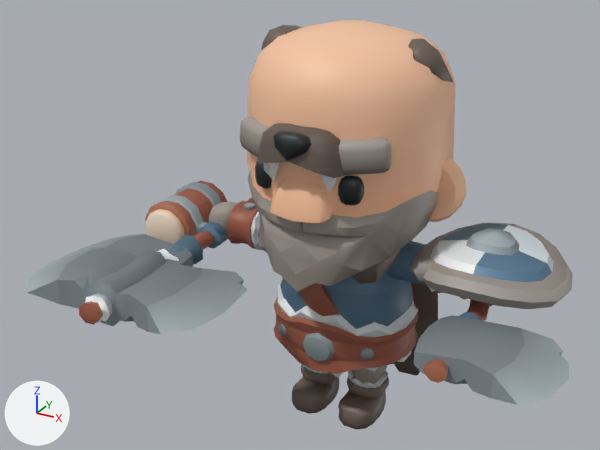
A saved change to the glTF model App/Arena3D/Barbarian.glb.
Camera for both pictures: a 50 mm lens placed at (1.95, -4.13, 3.25), pointed at (-0.13, -0.36, 1.36). Lighting does not change. The marker at lower left points along +X, +Y and +Z. The picture after the commit comes second. Where no turn or scale is listed for an object, it has been applied to the vertices.

In view in the first picture: '1H_Axe', '1H_Axe_Offhand', '2H_Axe', 'Barbarian_ArmLeft', 'Barbarian_ArmRight', 'Barbarian_Body', 'Barbarian_Cape', 'Barbarian_Hat', 'Barbarian_Head', 'Barbarian_LegLeft', 'Barbarian_LegRight', 'Barbarian_Round_Shield', 'Mug'.
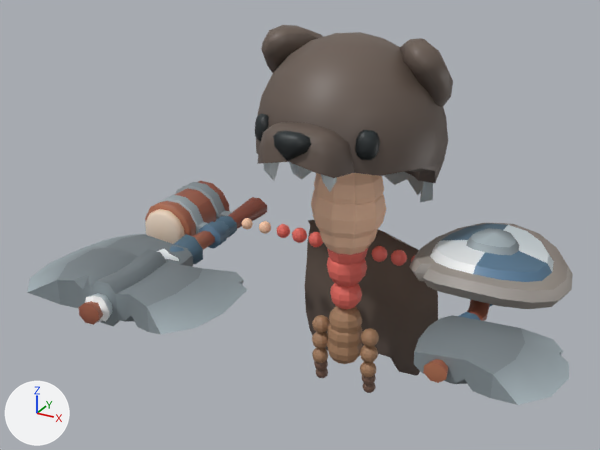
What differs and where, as boxes [x1, y1, x2, y2] in the pictures (600 x 450 px):
'Barbarian_Head', deleted
    before: [240, 20, 466, 291]
'Barbarian_Body', deleted
    before: [273, 250, 419, 378]
'ChibiBody', added
    after: [242, 173, 415, 393]
    faces in mat_slot0 (beige #ffcead): [242, 173, 386, 255]
    faces in mat_slot2 (brown #aa8161): [312, 306, 379, 377]
    faces in mat_slot1 (red #ea6c61): [276, 224, 415, 310]
    faces in mat_slot3 (brown #76594b): [314, 360, 376, 393]
'Barbarian_LegLeft', deleted
    before: [338, 365, 389, 430]
'Barbarian_ArmRight', deleted
    before: [209, 201, 263, 251]
'Barbarian_LegRight', deleted
    before: [292, 364, 339, 414]
'Barbarian_ArmLeft', deleted
    before: [386, 241, 466, 299]
'Barbarian_Hat', unchanged, uncovered by the edit
    before: [257, 25, 453, 192]
    after: [255, 25, 453, 202]
'Barbarian_Cape', unchanged, uncovered by the edit
    before: [394, 282, 438, 376]
    after: [305, 220, 438, 376]

Edits to the bpy script that builds the scene:
```text
Add mat_eyes:
    mat_eyes = principled_material('eyes')
    mat_eyes.base_color = (0.08, 0.06, 0.05)  # brown #50453f
    mat_eyes.roughness = 0.55
Add mat_slot1:
    mat_slot1 = principled_material('slot1')
    mat_slot1.base_color = (0.82, 0.15, 0.12)  # red #ea6c61
    mat_slot1.roughness = 0.55
Add mat_slot3:
    mat_slot3 = principled_material('slot3')
    mat_slot3.base_color = (0.18, 0.1, 0.07)  # brown #76594b
    mat_slot3.roughness = 0.55
Add mat_slot2:
    mat_slot2 = principled_material('slot2')
    mat_slot2.base_color = (0.4, 0.22, 0.12)  # brown #aa8161
    mat_slot2.roughness = 0.55
Add mat_slot0:
    mat_slot0 = principled_material('slot0')
    mat_slot0.base_color = (1.0, 0.62, 0.42)  # beige #ffcead
    mat_slot0.roughness = 0.55
Add me_chibibody:
    me_chibibody.from_pydata(...)  # 2736 vertices, 5320 faces; spans x -0.75..0.75, y -0.22..0.23, z 0.1..1.7
    # faces by material slot: [1260, 1680, 1260, 840, 280]
    me_chibibody.materials.append(mat_slot0)  # beige #ffcead
    me_chibibody.materials.append(mat_slot1)  # red #ea6c61
    me_chibibody.materials.append(mat_slot2)  # brown #aa8161
    me_chibibody.materials.append(mat_slot3)  # brown #76594b
    me_chibibody.materials.append(mat_eyes)  # brown #50453f
Remove ob_barbarian_armleft:
    ob_barbarian_armleft = bpy.data.objects.new('Barbarian_ArmLeft', me_cube_160)
    ob_barbarian_armleft.location = (0.0, 0.0, 0.0)
Remove ob_barbarian_armright:
    ob_barbarian_armright = bpy.data.objects.new('Barbarian_ArmRight', me_cube_161)
    ob_barbarian_armright.location = (0.0, 0.0, 0.0)
Remove ob_barbarian_body:
    ob_barbarian_body = bpy.data.objects.new('Barbarian_Body', me_prototypepete_body_022)
    ob_barbarian_body.location = (0.0, 0.0, 0.0)
Remove ob_barbarian_head:
    ob_barbarian_head = bpy.data.objects.new('Barbarian_Head', me_cube_167)
    ob_barbarian_head.location = (0.0, 0.0, 0.0)
Remove ob_barbarian_legleft:
    ob_barbarian_legleft = bpy.data.objects.new('Barbarian_LegLeft', me_cube_165)
    ob_barbarian_legleft.location = (0.0, 0.0, 0.0)
Remove ob_barbarian_legright:
    ob_barbarian_legright = bpy.data.objects.new('Barbarian_LegRight', me_cube_163)
    ob_barbarian_legright.location = (0.0, 0.0, 0.0)
Add ob_chibibody:
    ob_chibibody = bpy.data.objects.new('ChibiBody', me_chibibody)
    ob_chibibody.location = (0.0, 0.0, 0.0)
```
